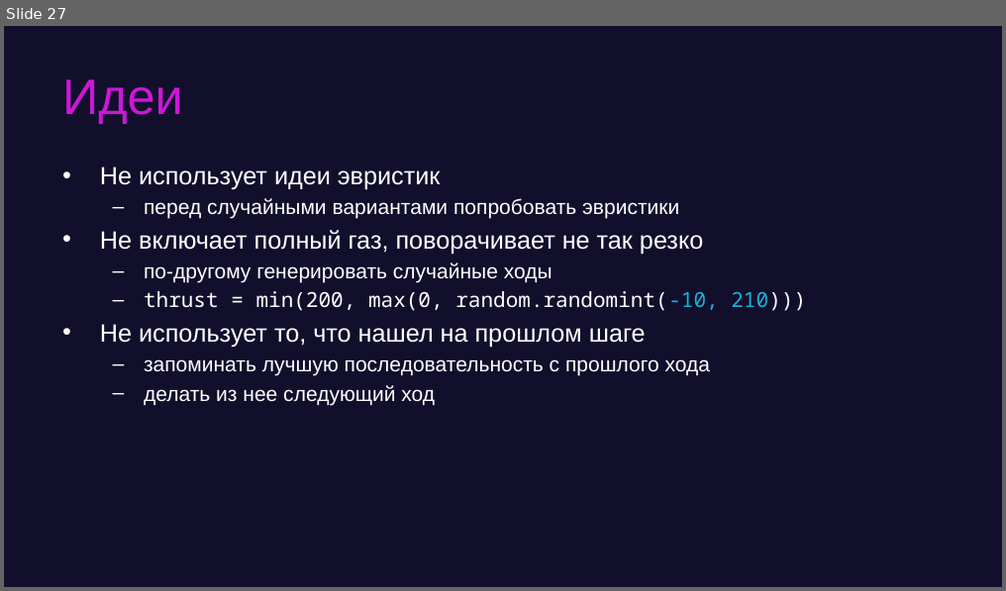
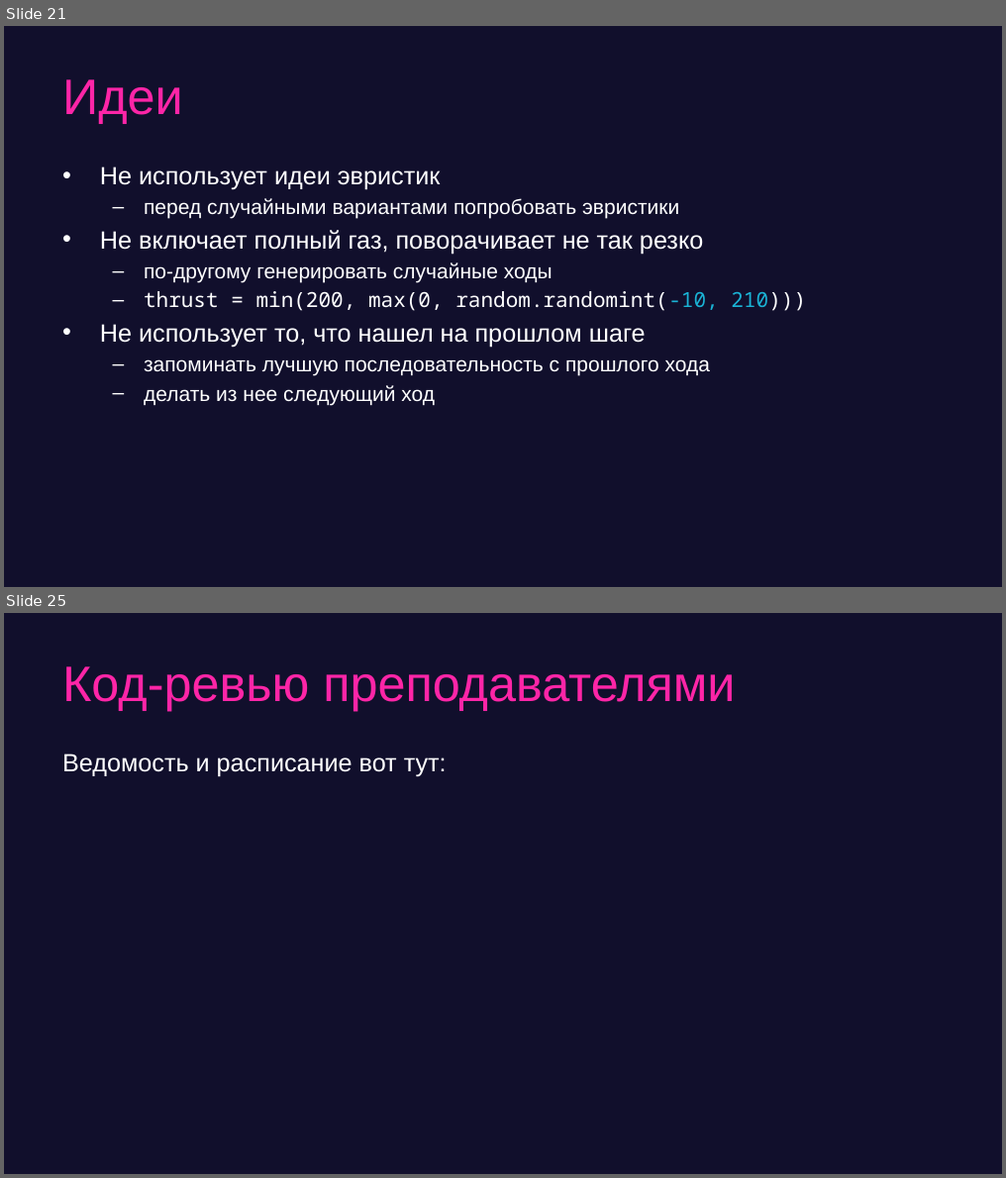
Before and after one commit to game-ai-course/game-ai-school, a slide deck: day1-montecarlo.pptx. Shown one above the other, each under a label of ours: slide 27 before the commit, slides 21 and 25 after it; the slides between them are not shown. The pictures are 1006x591 and 1006x1178 pixels, drawn with LibreOffice and Linux fonts; fonts in the diff are those of the drawing. Boxes give left, top, right and bottom in pixels: in the first picture for what was removed or moved away, otherwise in the second. Text is boxed around its words. In the diff, an @@ line names an element or a change of style, - is before the commit and + after.

```diff
--- a/day1-montecarlo.pptx
+++ b/day1-montecarlo.pptx
@@ slide 25 added at (4, 613, 1002, 1174), background #110F2C @@
@@ title added at (62, 666, 735, 711), 48 pt, text #FE25A7 @@
+Код-ревью преподавателями
@@ text added at (62, 754, 447, 777), 24 pt, text #FFFFFF @@
+Ведомость и расписание вот тут:
@@ what was slide 27 is now slide 21 @@
@@ slide 21 changed as well @@
@@ title "Идеи" at (62, 79, 183, 124): text colour #CC17D8 to #FE25A7 @@
```
Also in this commit, not shown: 15 other slides changed, 8 other slides added, 12 slides removed, 5 other files.
